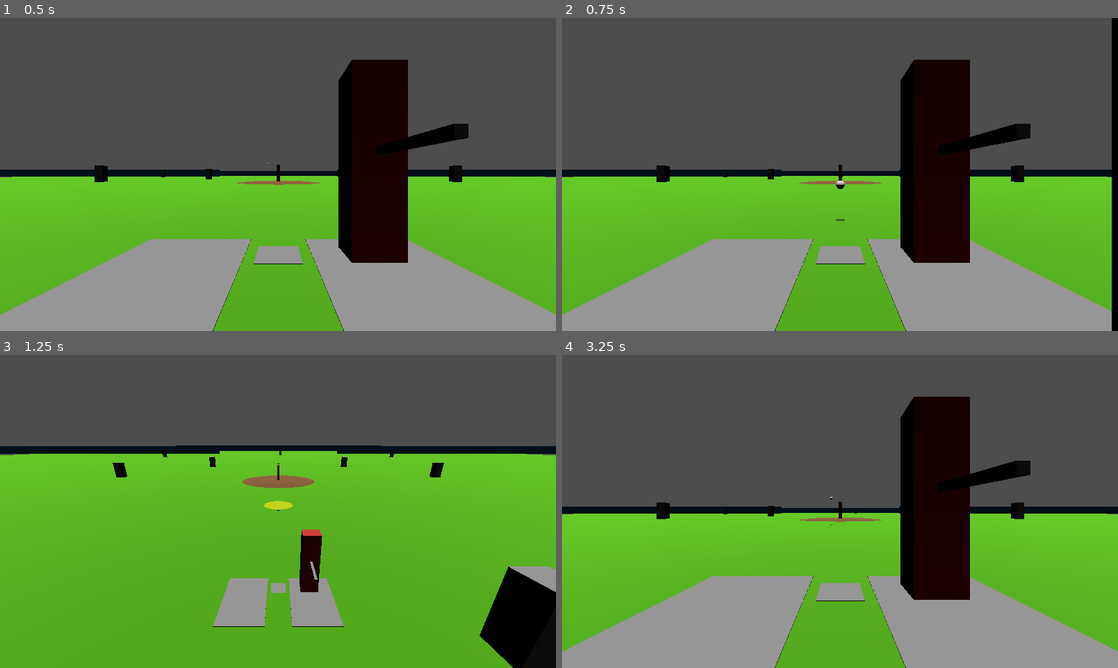
Above: before the commit, frames 1-4 (two rows, left to right).
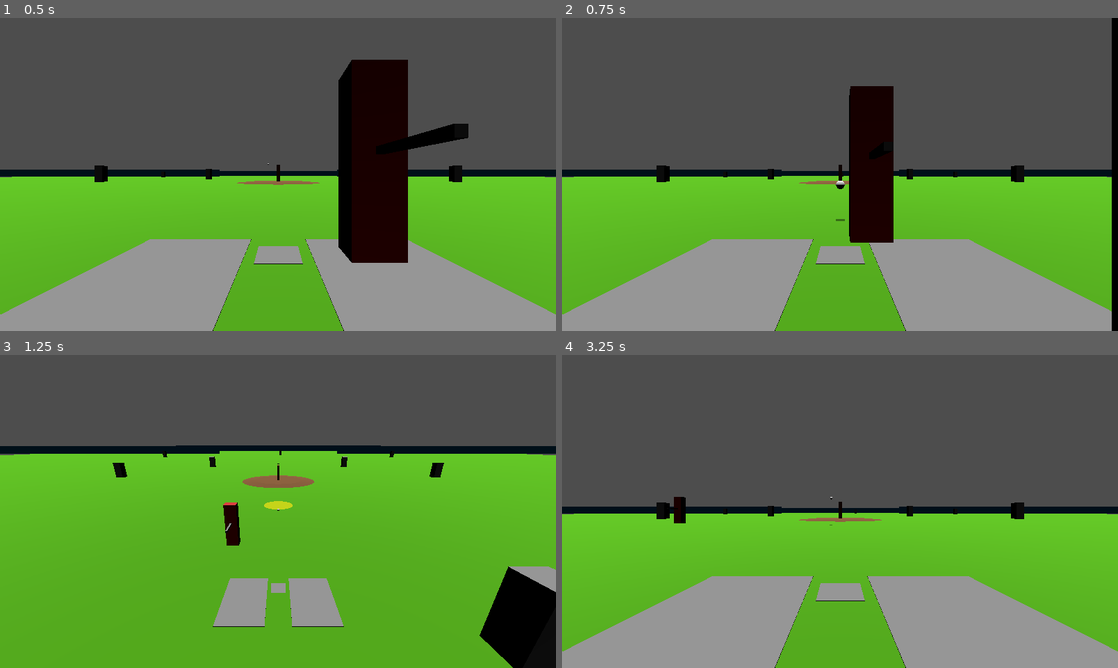
Above: after the commit, the same moments.

Repository: faintdeception/BaseballRivals_GD
Game: Godot game, scene res://gameplay/gameplay.tscn
Two runs of this game, one before a commit and one after it. Both use one fixed random seed, a clock stepped at 60 frames per second and the inputs below.
Inputs (mouse positions are in pixels of both pictures, inside the frame that each line leads up to):
- Up to frame 1 (0.5 s): no input
- Up to frame 2 (0.75 s): tap Enter at 0.5 s; move the mouse to (962, 158) at 0.52 s; hold D from 0.53 s (still down); tap 1 at 0.6 s; click (962, 158) at 0.67 s
- Up to frame 3 (1.25 s): keep holding D; tap Space at 0.77 s
- Up to frame 4 (3.25 s): release D at 1.25 s; drag from (728, 527) to (812, 574) at 1.27 s; move the mouse to (895, 442) at 2.02 s; hold D 2.03-2.75 s; tap 3 at 2.1 s; drag from (812, 574) to (673, 464) at 2.77 s

Frame 1 is identical in both runs. In frame 2, 12% of the frame differs, in the area x 51-85%, y 13-79%; in frame 3, 1.1%; in frame 4, 8.6%.

Commit message:
Add end play functionality and enhance batter running mechanics

Diff:
--- a/autoloads/game_state.gd
+++ b/autoloads/game_state.gd
@@ -25,6 +25,10 @@
 
 
 func _on_strikeout() -> void:
+	_set_play_state(PlayState.DEAD)
+
+
+func end_play() -> void:
 	_set_play_state(PlayState.DEAD)
 
 
--- a/gameplay/actors/batter.gd
+++ b/gameplay/actors/batter.gd
@@ -1,7 +1,11 @@
 extends Node3D
+
+signal reached_first
 
 @export var baseball: RigidBody3D
 @export var pitcher: Node3D
+@export var run_speed_mps: float = 6.5
+@export var first_base_target: Node3D
 ## Center of the contact box (home plate).
 @export var plate_position: Vector3 = Vector3.ZERO
 
@@ -15,10 +19,15 @@
 
 var has_swung: bool = false
 var swing_tween: Tween
+var run_tween: Tween
 var data: BatterData
+var _box_position: Vector3
+var _is_running: bool = false
+var _has_started_running: bool = false
 
 
 func _ready():
+	_box_position = global_position
 	data = RosterManager.get_batter(GameState.current_batter_index)
 	if data == null:
 		push_error("Batter: no BatterData for index %d" % GameState.current_batter_index)
@@ -29,14 +38,55 @@
 	mat.albedo_color = data.body_color
 	body_mesh.material_override = mat
 	pitcher.ball_pitched.connect(_on_ball_pitched)
+	EventBus.ball_hit.connect(_on_ball_hit)
+	EventBus.ball_caught.connect(_on_ball_caught)
 	bat_pivot.rotation_degrees.y = bat_ready_angle
 
 
 func _on_ball_pitched(_ball: RigidBody3D):
 	has_swung = false
+	_has_started_running = false
 	if swing_tween:
 		swing_tween.kill()
 	bat_pivot.rotation_degrees.y = bat_ready_angle
+
+
+func _on_ball_hit(ball: RigidBody3D) -> void:
+	if ball != baseball or _has_started_running:
+		return
+	if first_base_target == null:
+		push_error("Batter: first_base_target is not assigned")
+		return
+	if run_speed_mps <= 0.0:
+		push_error("Batter: run_speed_mps must be greater than zero")
+		return
+
+	_has_started_running = true
+	_is_running = true
+	var distance := global_position.distance_to(first_base_target.global_position)
+	var duration := distance / run_speed_mps
+	run_tween = create_tween()
+	run_tween.set_trans(Tween.TRANS_LINEAR)
+	run_tween.tween_property(self, "global_position",
+			first_base_target.global_position, duration)
+	run_tween.tween_callback(_on_reached_first)
+
+
+func _on_ball_caught(_fielder: Node3D, ball: RigidBody3D) -> void:
+	if ball != baseball or not _is_running:
+		return
+	if run_tween:
+		run_tween.kill()
+	run_tween = null
+	_is_running = false
+	global_position = _box_position
+
+
+func _on_reached_first() -> void:
+	run_tween = null
+	_is_running = false
+	reached_first.emit()
+	GameState.end_play()
 
 
 func _animate_swing():
--- a/gameplay/gameplay.tscn
+++ b/gameplay/gameplay.tscn
@@ -143,10 +143,11 @@
 [node name="ReleasePoint" type="Node3D" parent="Actors/Pitcher"]
 transform = Transform3D(1, 0, 0, 0, 1, 0, 0, 0, 1, 1, 1, 0)
 
-[node name="Batter" parent="Actors" node_paths=PackedStringArray("baseball", "pitcher") instance=ExtResource("10_batter")]
+[node name="Batter" parent="Actors" node_paths=PackedStringArray("baseball", "pitcher", "first_base_target") instance=ExtResource("10_batter")]
 transform = Transform3D(1, 0, 0, 0, 1, 0, 0, 0, 1, -0.9, 0, 0)
 baseball = NodePath("../Baseball")
 pitcher = NodePath("../Pitcher")
+first_base_target = NodePath("../Fielders/FirstBase")
 
 [node name="Fielders" type="Node3D" parent="Actors"]
 
